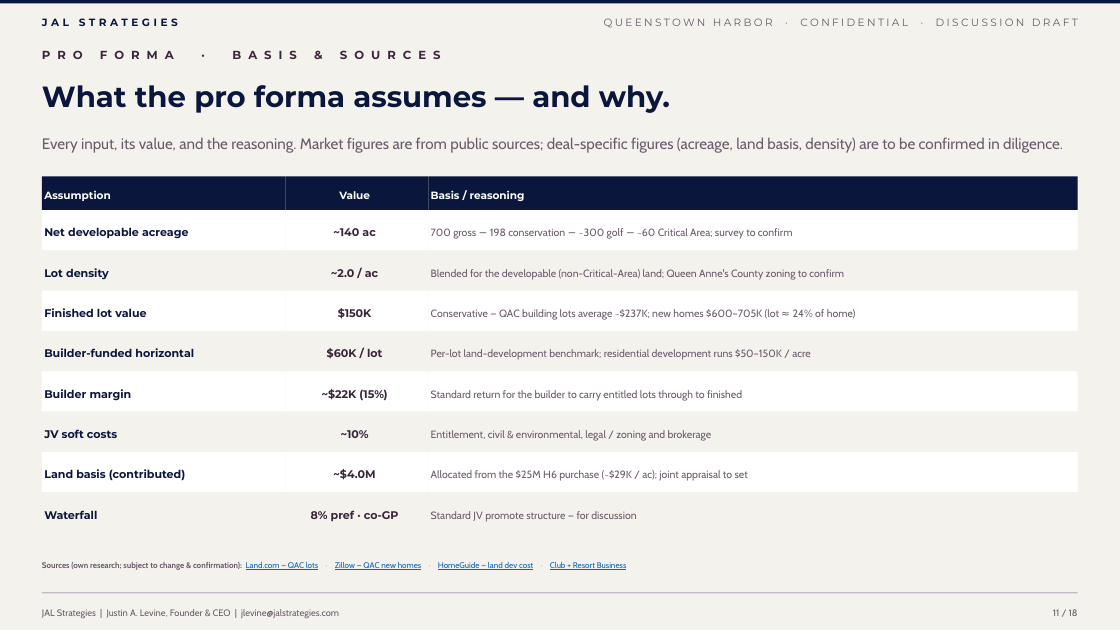
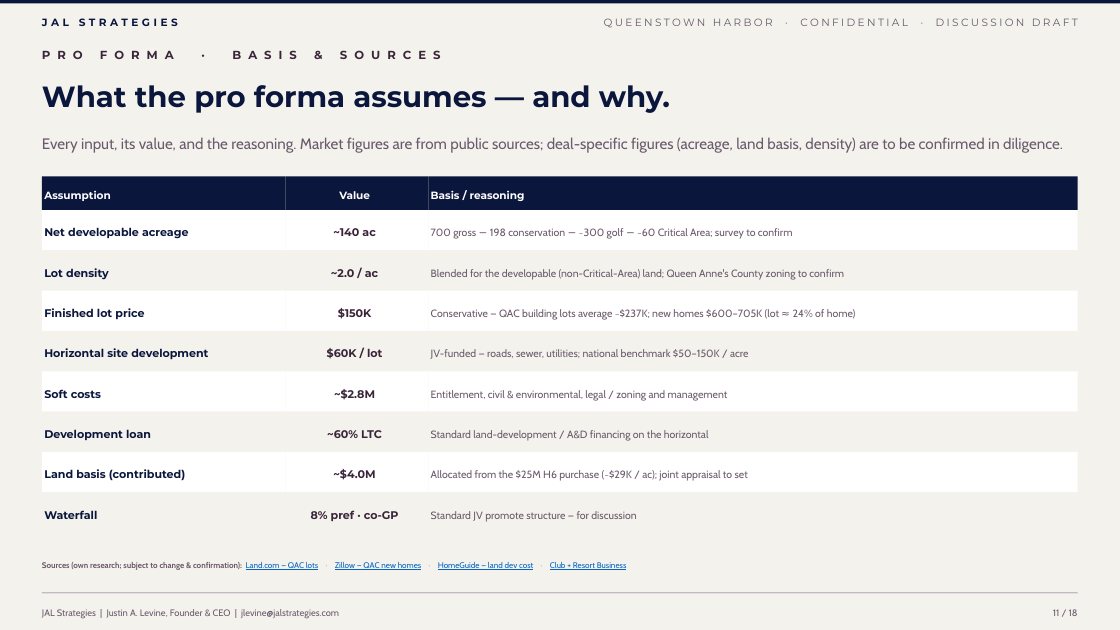
Before and after one commit to jlevine711/Apex, a slide deck: slide 11 of JAL_Queenstown_Harbor_Proposal.pptx. Drawn at 1120x630 pixels with LibreOffice and Linux fonts; fonts in the diff are those of the drawing. Boxes give left, top, right and bottom in pixels: in the first picture for what was removed or moved away, otherwise in the second. Text is boxed around its words. In the diff, an @@ line names an element or a change of style, - is before the commit and + after.

```diff
--- a/JAL_Queenstown_Harbor_Proposal.pptx
+++ b/JAL_Queenstown_Harbor_Proposal.pptx
@@ text at (x1=44, y1=308, x2=144, y2=319): text changed @@
-Finished lot value
+Finished lot price
@@ text at (x1=44, y1=348, x2=208, y2=359): text changed @@
-Builder-funded horizontal
+Horizontal site development
@@ text at (x1=431, y1=349, x2=748, y2=359): text changed @@
-Per-lot land-development benchmark; residential development runs $50–150K / acre
+JV-funded — roads, sewer, utilities; national benchmark $50–150K / acre
@@ text at (x1=44, y1=389, x2=101, y2=398): text changed @@
-Builder margin
+Soft costs
@@ text at (x1=334, y1=389, x2=375, y2=400): text changed @@
-~$22K (15%)
+~$2.8M
@@ text at (x1=431, y1=390, x2=728, y2=401): text changed @@
-Entitlement, civil & environmental, legal / zoning and brokerage
+Entitlement, civil & environmental, legal / zoning and management
@@ text removed at (x1=431, y1=390, x2=742, y2=401) @@
-Standard return for the builder to carry entitled lots through to finished
@@ text at (x1=44, y1=429, x2=151, y2=440): text changed @@
-JV soft costs
+Development loan
@@ text at (x1=327, y1=430, x2=382, y2=438): text changed @@
-~10%
+~60% LTC
@@ text added at (x1=431, y1=430, x2=709, y2=441), 9 pt, text #6B5A6B @@
+Standard land-development / A&D financing on the horizontal
```
Also in this commit, not shown: 7 other slides changed, 7 other files.
